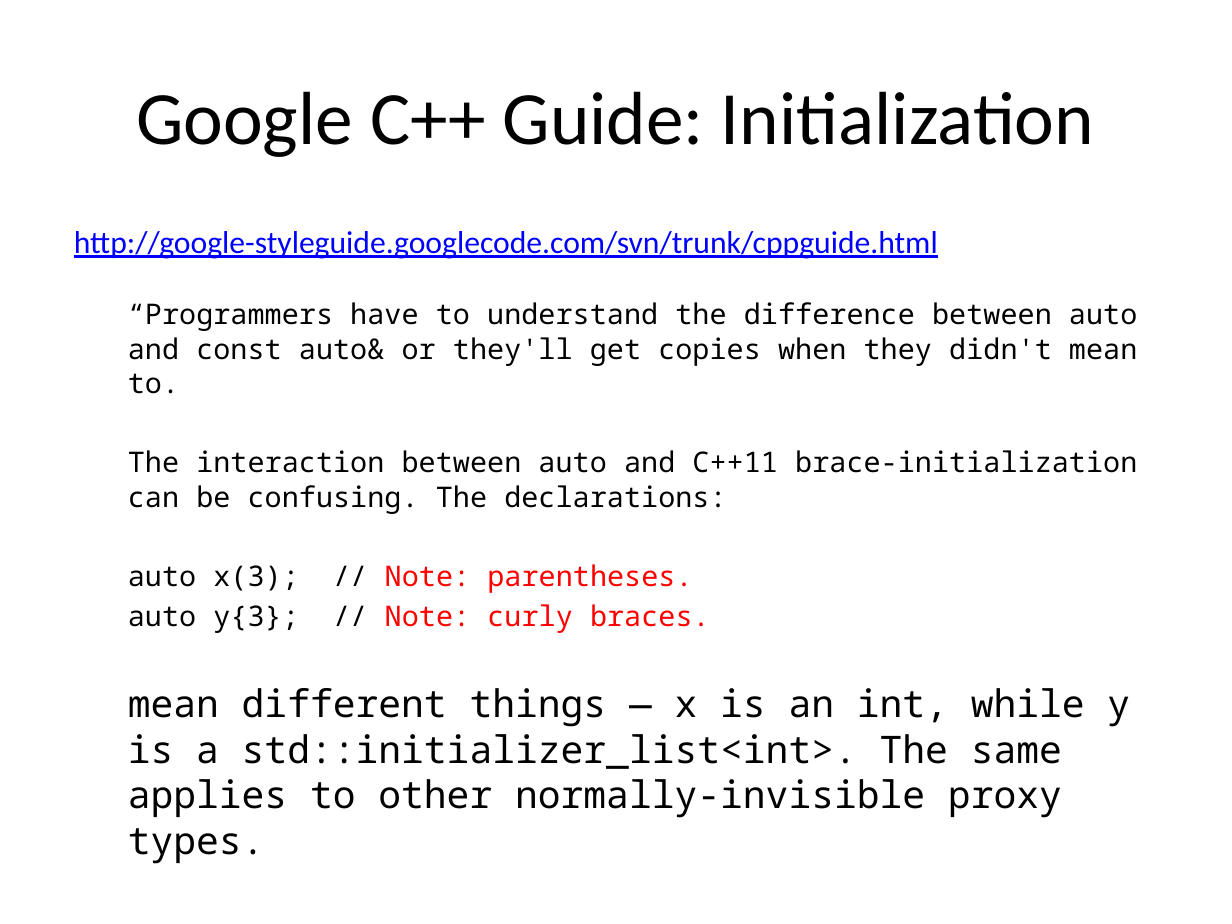
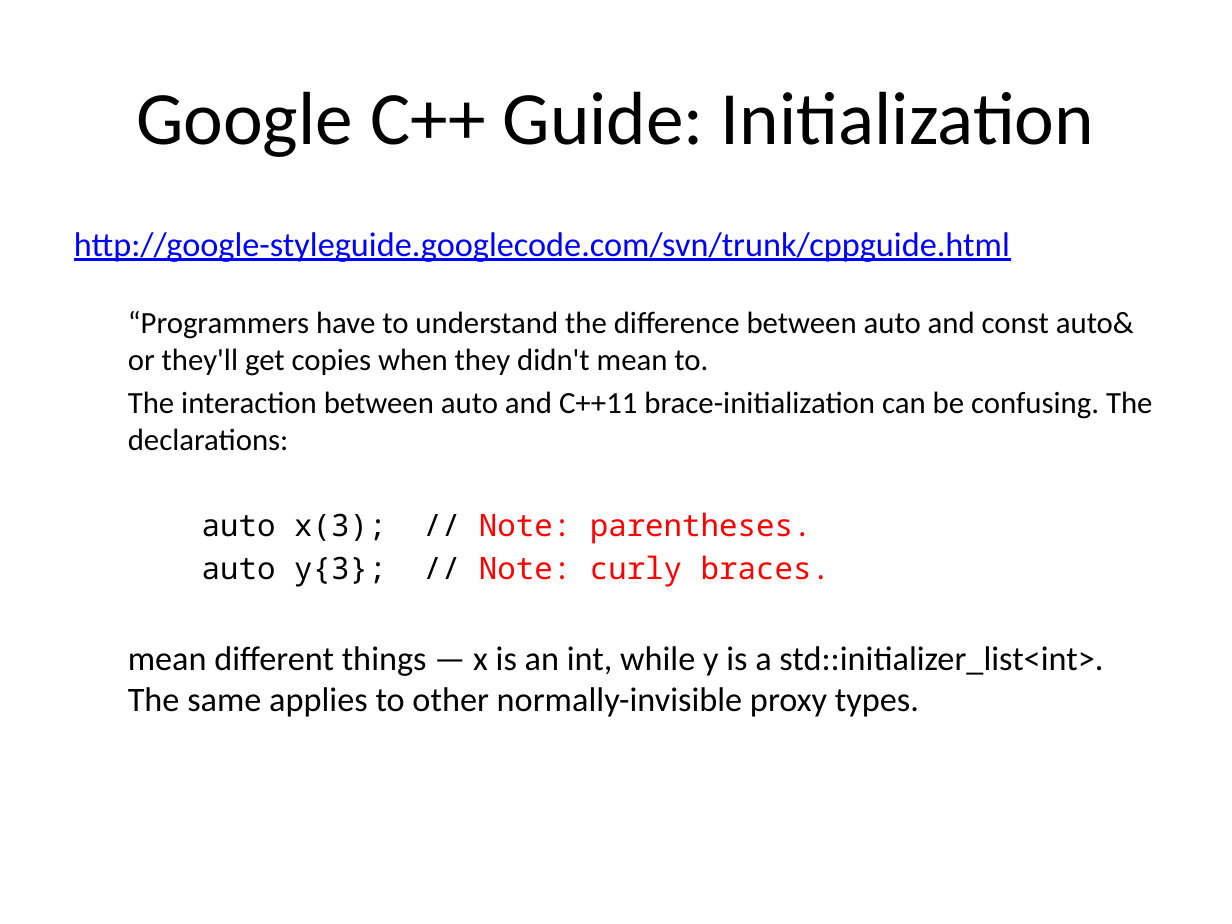
Before and after one commit to fellmad/FunWithCpp11, a slide deck: slide 52 of doc/Fun_with_C++11.pptx. Drawn at 1232x924 pixels with LibreOffice and Linux fonts; fonts in the diff are those of the drawing. Boxes give left, top, right and bottom in pixels: in the first picture for what was removed or moved away, otherwise in the second. Text is boxed around its words. In the diff, an @@ line names an element or a change of style, - is before the commit and + after.

```diff
--- a/doc/Fun_with_C++11.pptx
+++ b/doc/Fun_with_C++11.pptx
@@ text "http://google-styleguide.googlecode.com/svn/trunk/cppguide.h ..." at (x1=74, y1=232, x2=1152, y2=717): size 18.5 to 20 pt in "http://google-styleguide.googlecode.com/svn/trunk/cppguide.h ..."; size 16.6 to 18 pt in "“Programmers have to understand the difference between ...", "The interaction between auto and C++11 brace-initialization ...", "auto x(3); // Note: parentheses.", "auto y{3}; // Note: curly braces."; font Noto Sans Mono to Calibri in "“Programmers have to understand the difference between ...", "The interaction between auto and C++11 brace-initialization ...", "mean different things — x is an ..."; size 22.2 to 20 pt in "mean different things — x is an ..." @@
```
Also in this commit, not shown: 2 other slides changed.
